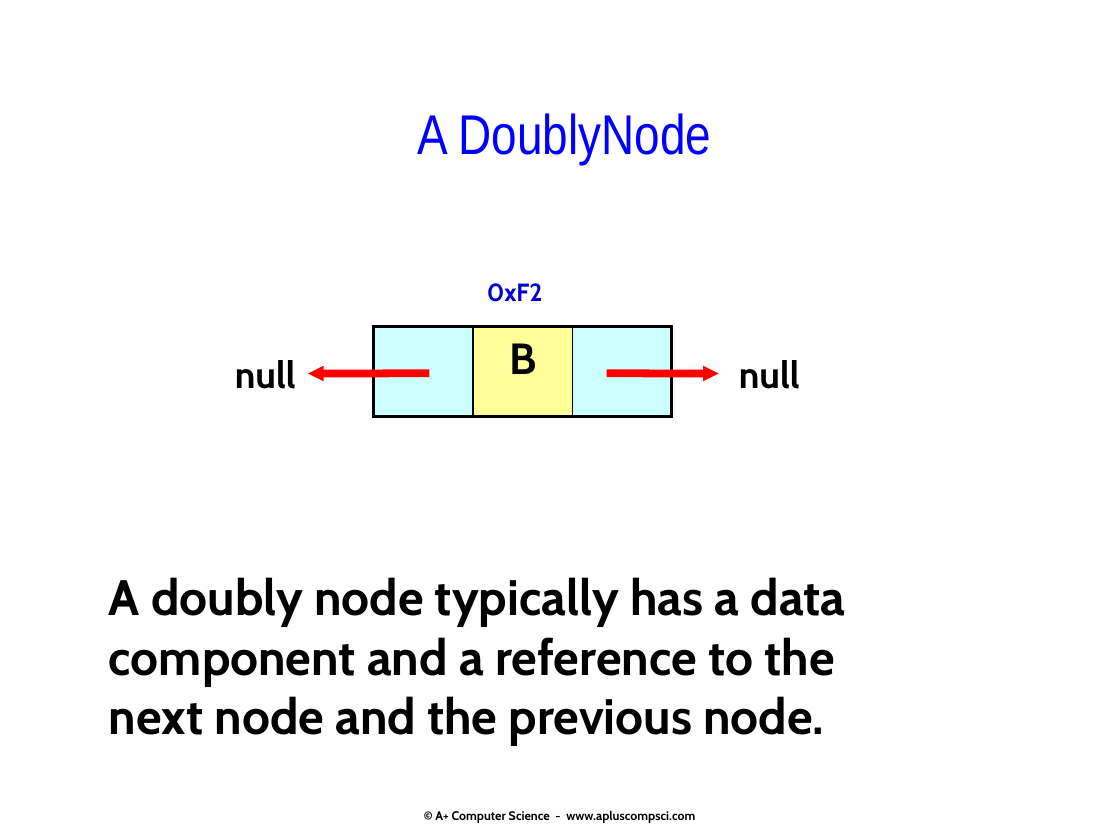
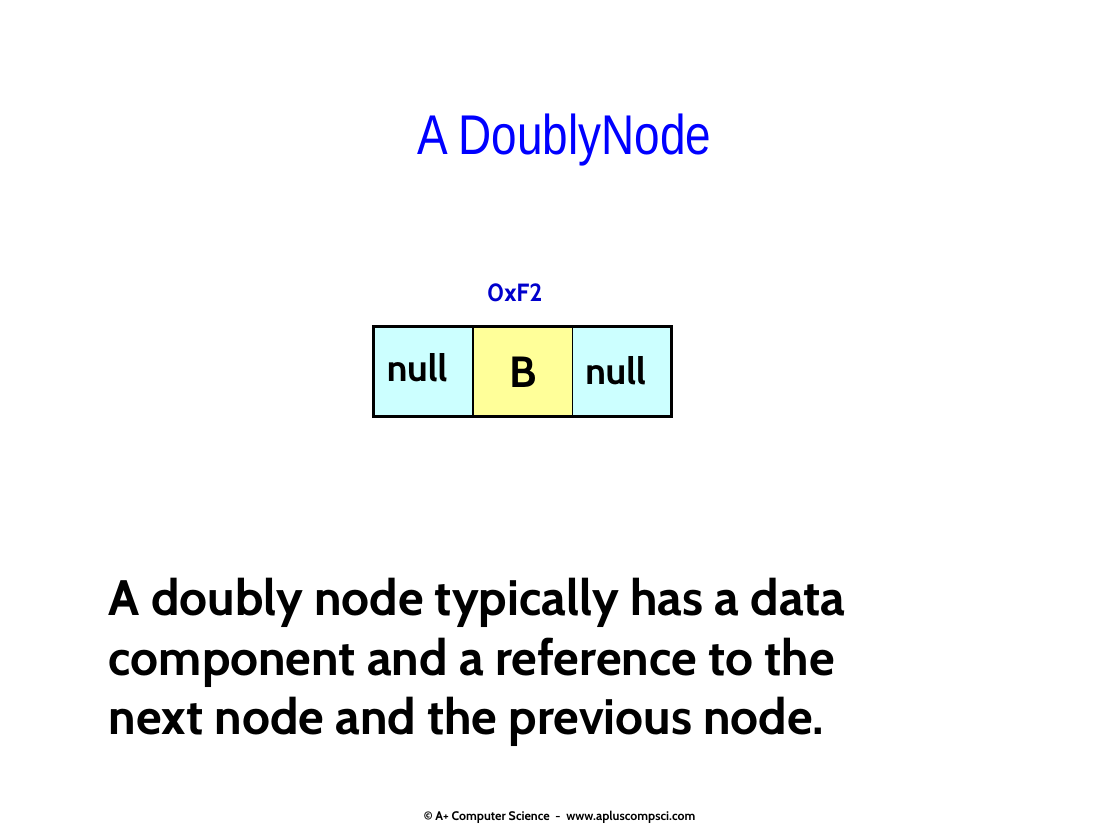
Before and after one commit to Cy-FairCS/cs3, a slide deck: slide 63 of u07a_linkedLists/notes/_linklists.16.pptx (slide 58 before the commit). Drawn at 1120x840 pixels with LibreOffice and Linux fonts; fonts in the diff are those of the drawing. Boxes give left, top, right and bottom in pixels: in the first picture for what was removed or moved away, otherwise in the second. Text is boxed around its words. In the diff, an @@ line names an element or a change of style, - is before the commit and + after.

```diff
--- a/u07a_linkedLists/notes/_linklists.16.pptx
+++ b/u07a_linkedLists/notes/_linklists.16.pptx
@@ table at (373, 327, 672, 418) @@
@@ less space between paragraphs @@
@@ text "null": place and size @@
-text "null" at (235, 360, 296, 389)
+text "null" at (387, 353, 448, 382)
@@ text "null": place and size @@
-text "null" at (739, 360, 800, 389)
+text "null" at (585, 356, 646, 385)
@@ arrow removed from (429, 373) to (308, 374) @@
@@ arrow removed from (607, 373) to (719, 374) @@
```
Also in this commit, not shown: 20 other slides changed, 10 slides added, 2 slides removed, 13 other files.
